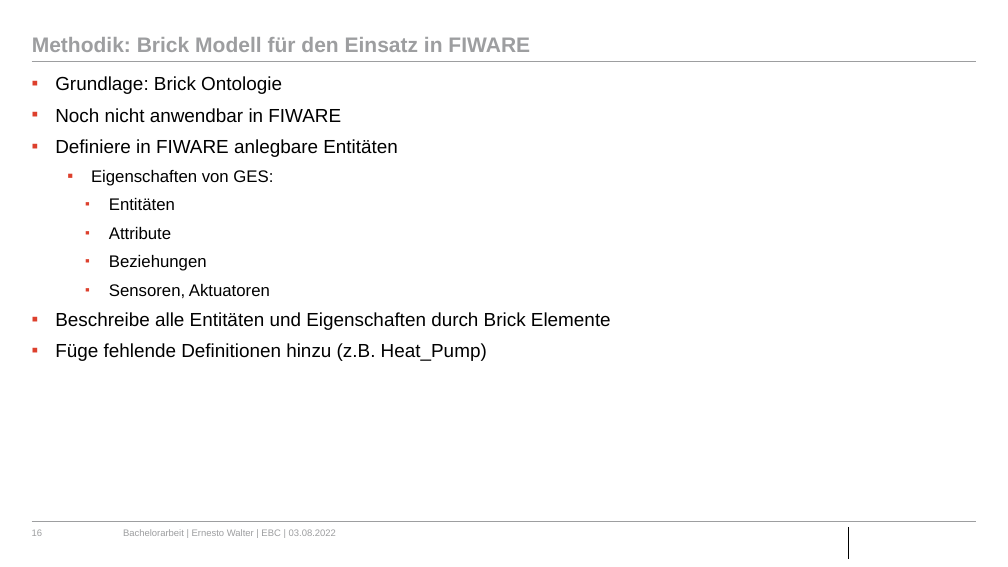
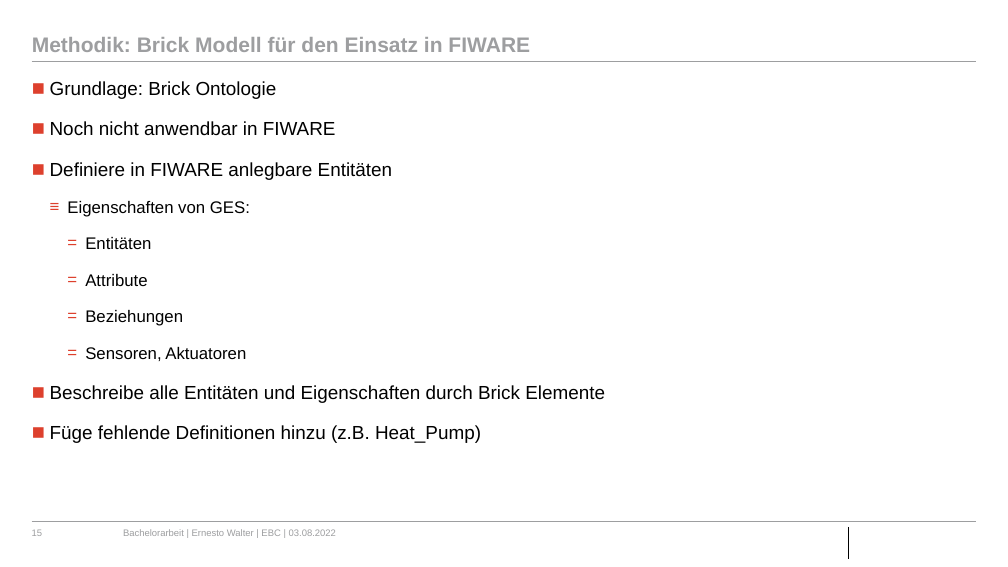
Before and after one commit to ErnestoVivas/FiBEM, a slide deck: slide 15 of docs/BA_Bergfest_Ernesto.pptx (slide 16 before the commit). Drawn at 1008x567 pixels with LibreOffice and Linux fonts; fonts in the diff are those of the drawing; background and template pictures are left out. Boxes give left, top, right and bottom in pixels: in the first picture for what was removed or moved away, otherwise in the second. Text is boxed around its words. In the diff, an @@ line names an element or a change of style, - is before the commit and + after.

```diff
--- a/docs/BA_Bergfest_Ernesto.pptx
+++ b/docs/BA_Bergfest_Ernesto.pptx
@@ text "Grundlage: Brick Ontologie" at (50,81,605,443): bullet ▪ to ■; line spacing 1 to 1.5; less space between paragraphs; bullet ▪ to ≡; bullet ▪ to = @@
```
Also in this commit, not shown: 20 other slides changed, 3 slides added, 4 slides removed.
